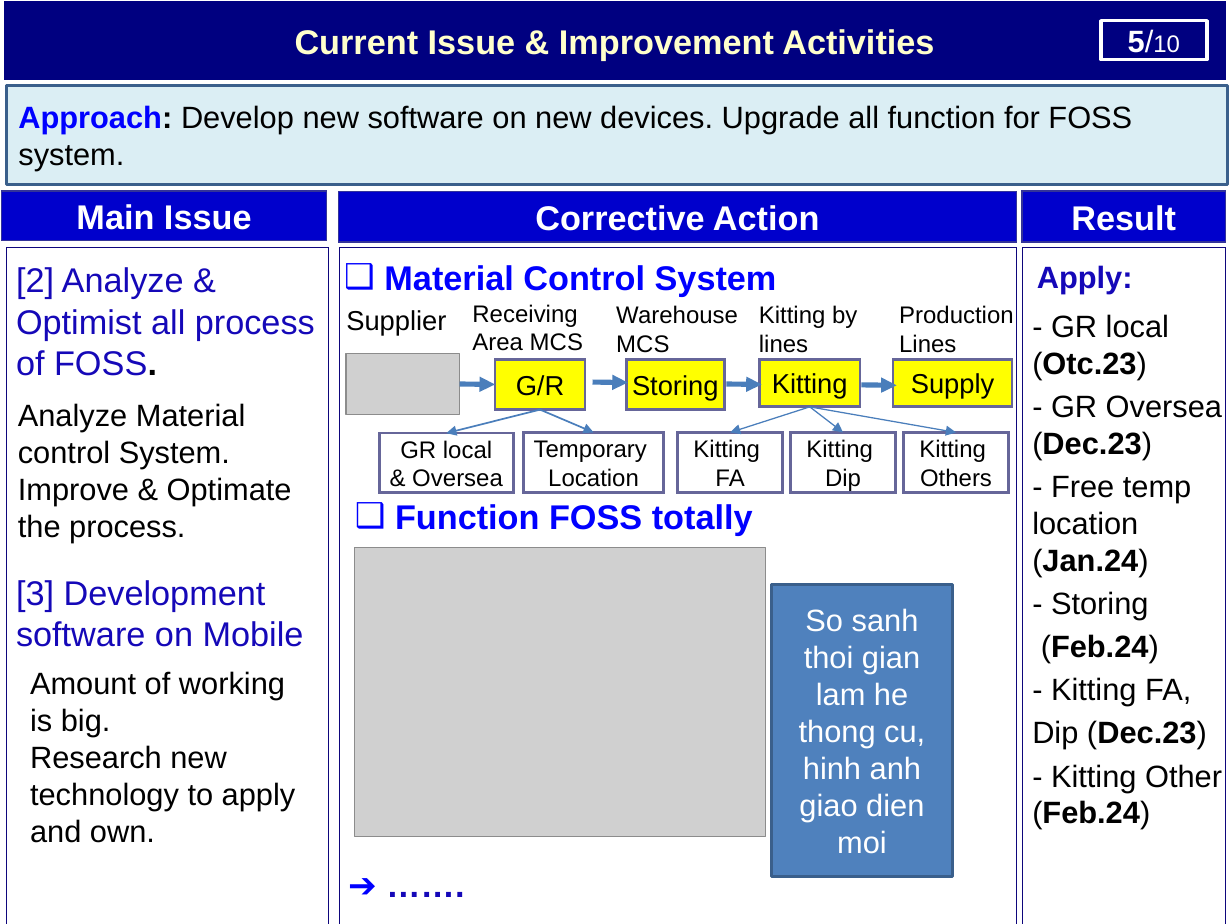
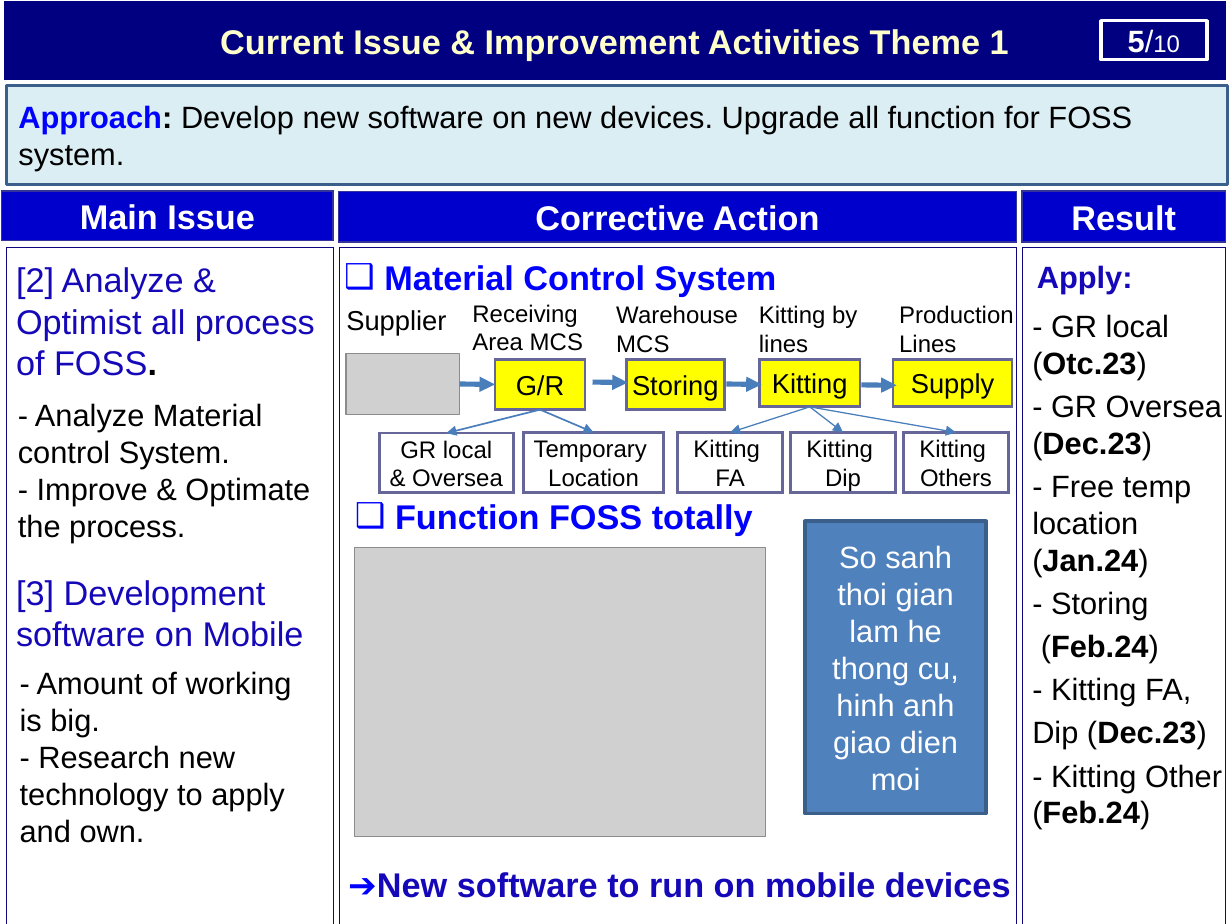
Before and after one commit to thietbicongnghevietnam/ReportPSNV, a slide deck: slide 6 of Report_test.pptx. Drawn at 1232x924 pixels with LibreOffice and Linux fonts; fonts in the diff are those of the drawing; grey boxes stand for pictures. Boxes give left, top, right and bottom in pixels: in the first picture for what was removed or moved away, otherwise in the second. Text is boxed around its words. In the diff, an @@ line names an element or a change of style, - is before the commit and + after.

```diff
--- a/Report_test.pptx
+++ b/Report_test.pptx
@@ text in rectangle at (220,29,1009,60): text changed @@
-Current Issue & Improvement Activities
+Current Issue & Improvement Activities Theme 1
@@ rectangle "Main Issue": place and size @@
-rectangle "Main Issue" at (1,191,326,240)
+rectangle "Main Issue" at (1,191,333,240)
@@ rectangle: place and size @@
-rectangle at (6,246,329,924)
+rectangle at (6,246,333,924)
@@ text at (18,403,310,543): text changed @@
-Analyze Material control System.
-Improve & Optimate the process.
+- Analyze Material control System.
+- Improve & Optimate the process.
@@ rectangle "So sanh thoi gian lam ...": place and size @@
-rectangle "So sanh thoi gian lam ..." at (771,584,952,876)
+rectangle "So sanh thoi gian lam ..." at (804,521,986,813)
@@ text at (20,671,292,843): text changed @@
-Amount of working is big.
-Research new technology to apply and own.
+- Amount of working is big.
+- Research new technology to apply and own.
@@ text at (348,872,1011,898): text changed @@
-➔ …….
+➔New software to run on mobile devices
```
Also in this commit, not shown: 5 other slides changed.
